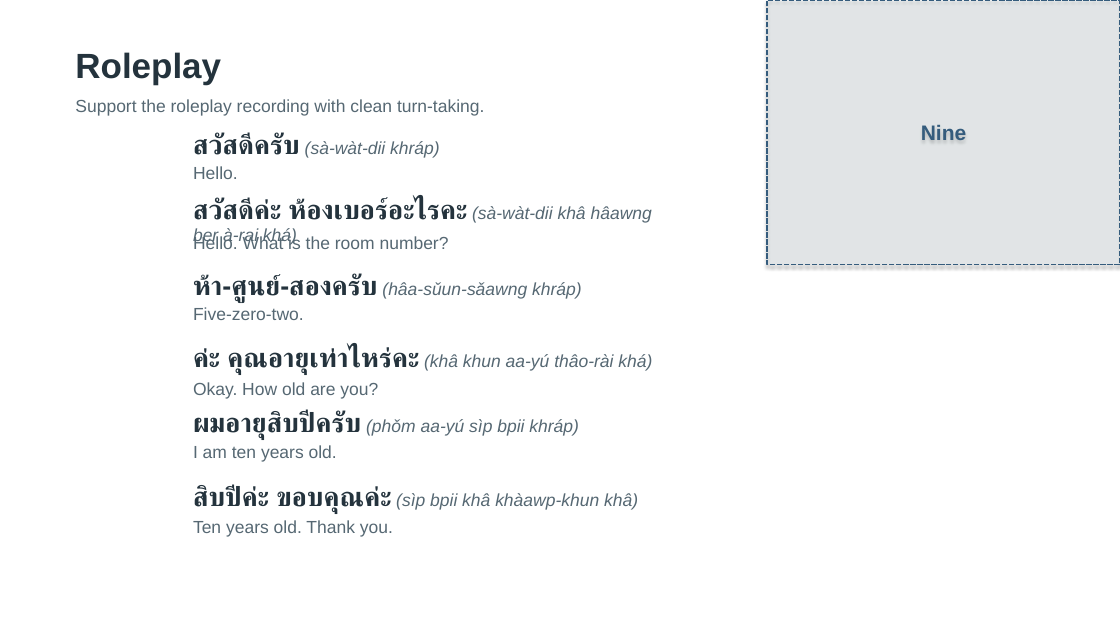
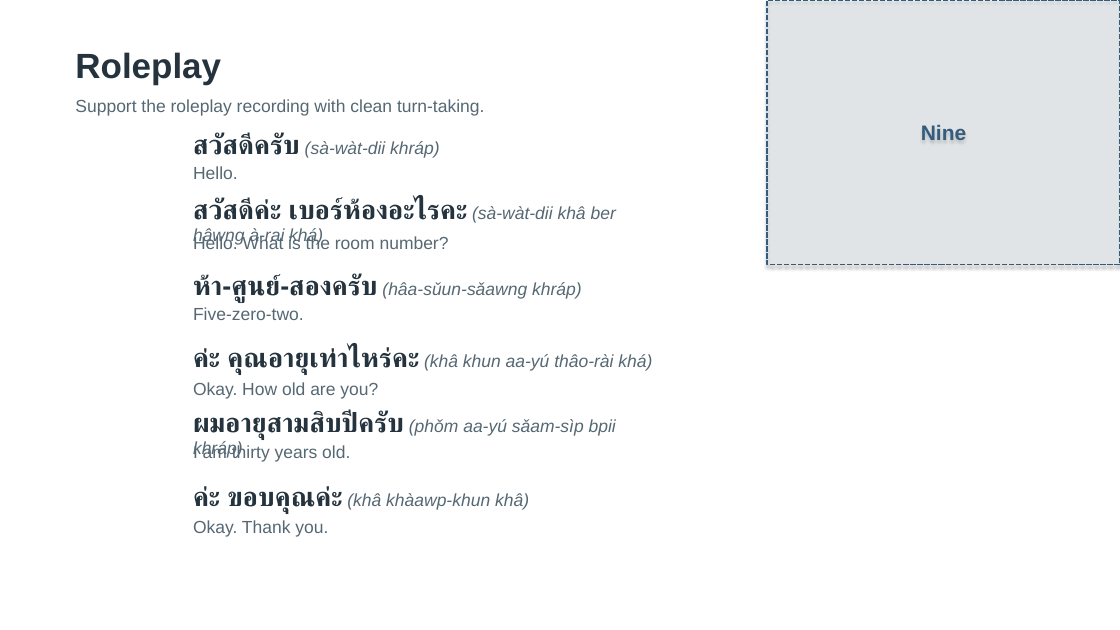
Before and after one commit to OTFTCS/thai-nine, a slide deck: slide 7 of course/modules/M01/L004/M01-L004-canva-deck.pptx (slide 8 before the commit). Drawn at 1120x630 pixels with LibreOffice and Linux fonts; fonts in the diff are those of the drawing; background and template pictures are left out. Boxes give left, top, right and bottom in pixels: in the first picture for what was removed or moved away, otherwise in the second. Text is boxed around its words. In the diff, an @@ line names an element or a change of style, - is before the commit and + after.

```diff
--- a/course/modules/M01/L004/M01-L004-canva-deck.pptx
+++ b/course/modules/M01/L004/M01-L004-canva-deck.pptx
@@ text at <box>193,198,616,246</box>: text changed @@
-สวัสดีค่ะ ห้องเบอร์อะไรคะ (sà-wàt-dii khâ hâawng ber à-rai khá)
+สวัสดีค่ะ เบอร์ห้องอะไรคะ (sà-wàt-dii khâ ber hâwng à-rai khá)
@@ text at <box>193,411,616,439</box>: text changed @@
-ผมอายุสิบปีครับ (phǒm aa-yú sìp bpii khráp)
+ผมอายุสามสิบปีครับ (phǒm aa-yú sǎam-sìp bpii khráp)
@@ text at <box>193,445,350,462</box>: text changed @@
-I am ten years old.
+I am thirty years old.
@@ text at <box>193,486,529,513</box>: text changed @@
-สิบปีค่ะ ขอบคุณค่ะ (sìp bpii khâ khàawp-khun khâ)
+ค่ะ ขอบคุณค่ะ (khâ khàawp-khun khâ)
@@ text at <box>193,520,328,537</box>: text changed @@
-Ten years old. Thank you.
+Okay. Thank you.
```
Also in this commit, not shown: 3 other slides changed, 2 slides added, 3 slides removed, 7 other files.
